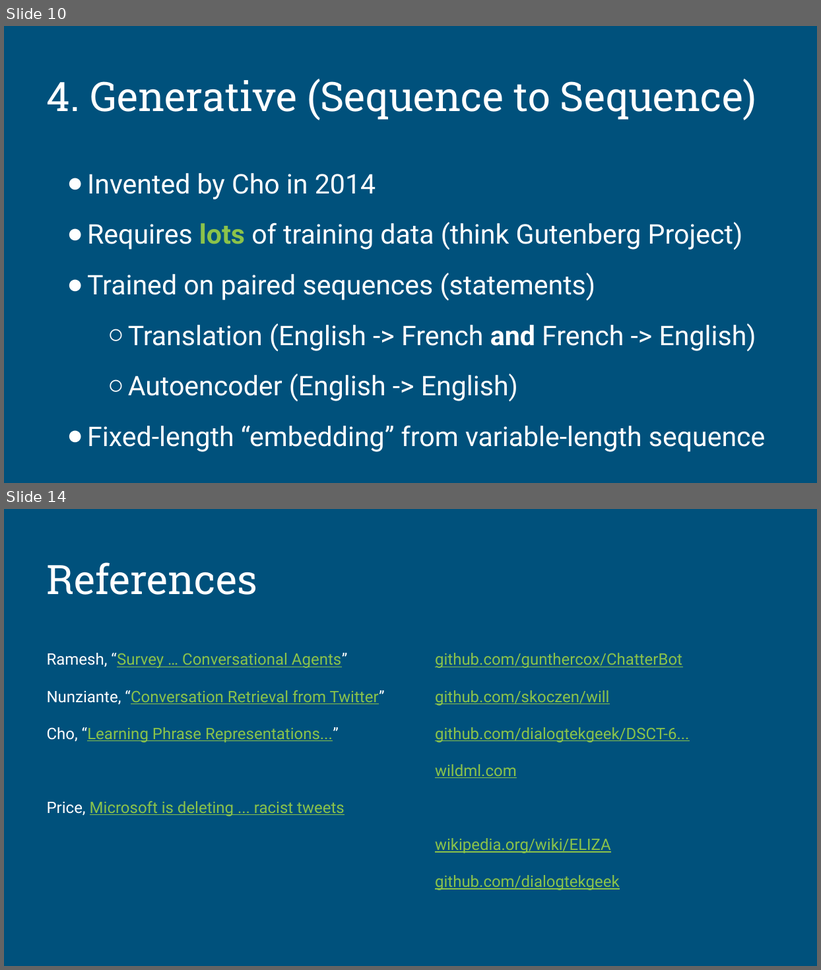
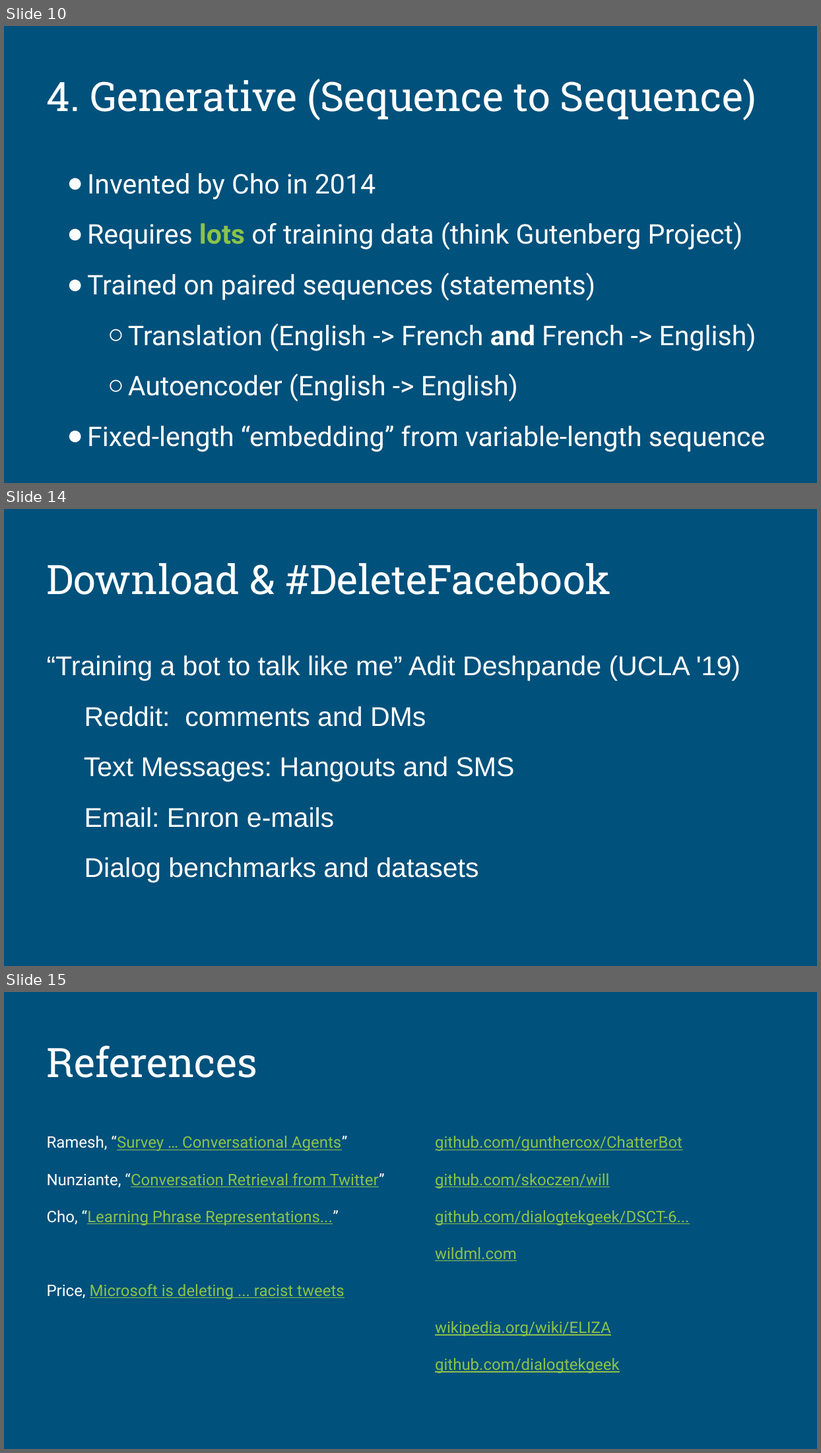
Before and after one commit to nlpia/nlpia-bot, a slide deck: docs/2019-08-22--San Diego Python User Group -- How to Build a Chatbot.odp. Shown one above the other, each under a label of ours: slides 10 and 14 before the commit, slides 10, 14 and 15 after it; the slides between them are not shown. The pictures are 821x970 and 821x1453 pixels, drawn with LibreOffice and Linux fonts; fonts in the diff are those of the drawing. Boxes give left, top, right and bottom in pixels: in the first picture for what was removed or moved away, otherwise in the second. Text is boxed around its words. In the diff, an @@ line names an element or a change of style, - is before the commit and + after.

```diff
--- a/docs/2019-08-22--San Diego Python User Group -- How to Build a Chatbot.odp
+++ b/docs/2019-08-22--San Diego Python User Group -- How to Build a Chatbot.odp
@@ slide 14 added at [4, 509, 817, 966], background #00517C @@
@@ title added at [47, 563, 611, 595], 36 pt, text #FFFFFF @@
+Download & #DeleteFacebook
@@ text added at [47, 656, 741, 883], 24 pt, text #FFFFFF @@
+“Training a bot to talk like me” Adit Deshpande (UCLA '19)
+Reddit: comments and DMs
+Text Messages: Hangouts and SMS
+Email: Enron e-mails
+Dialog benchmarks and datasets
@@ what was slide 14 is now slide 15 @@
```
Also in this commit, not shown: 6 slides changed, 31 other files.
